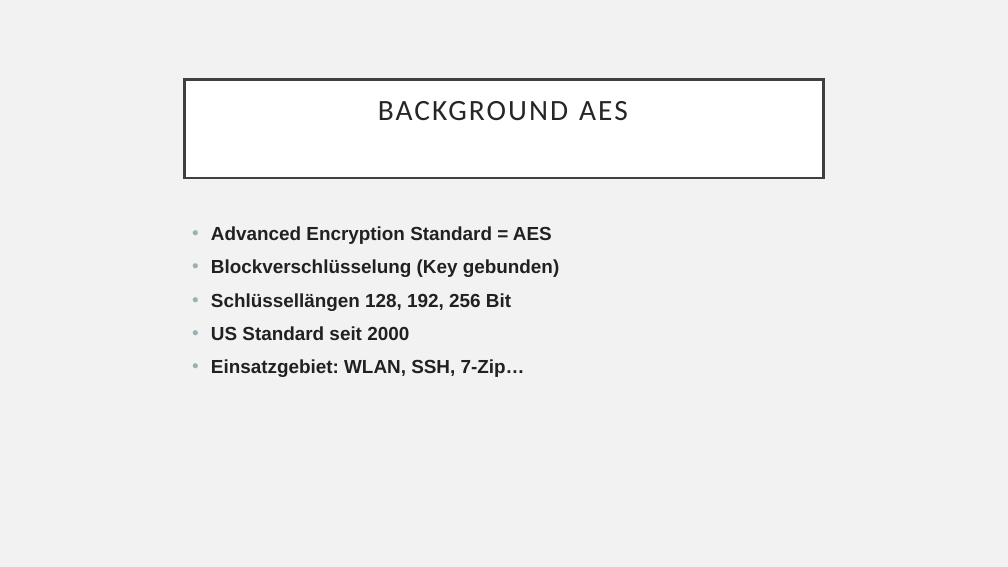
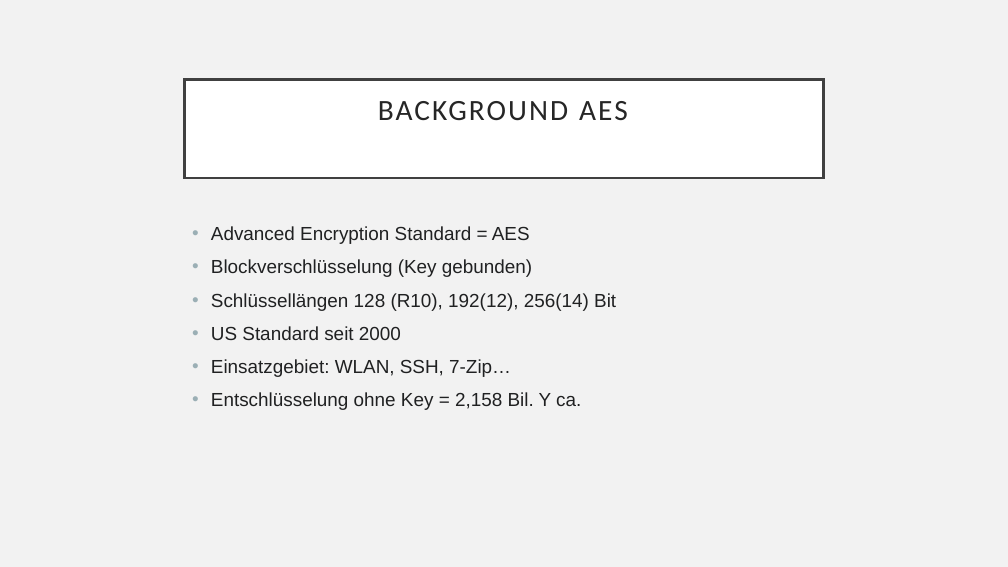
Before and after one commit to TIATIP-24-A-a/AES-TuBi-ZiRo-MaUn, a slide deck: slide 4 of docs/AES-Präsentation.pptx. Drawn at 1008x567 pixels with LibreOffice and Linux fonts; fonts in the diff are those of the drawing. Boxes give left, top, right and bottom in pixels: in the first picture for what was removed or moved away, otherwise in the second. Text is boxed around its words. In the diff, an @@ line names an element or a change of style, - is before the commit and + after.

```diff
--- a/docs/AES-Präsentation.pptx
+++ b/docs/AES-Präsentation.pptx
@@ text at <box>211,226,532,377</box>: bold off in "Advanced Encryption Standard = AES", "Blockverschlüsselung (Key gebunden)", "US Standard seit 2000", "Einsatzgebiet: WLAN, SSH, 7-Zip…" @@
@@ text at <box>211,293,616,311</box>: text changed; bold off @@
-• Schlüssellängen 128, 192, 256 Bit
+• Schlüssellängen 128 (R10), 192(12), 256(14) Bit
@@ text at <box>211,392,581,410</box>: paragraph added @@
+• Entschlüsselung ohne Key = 2,158 Bil. Y ca.
```
Also in this commit, not shown: 4 other slides changed.
